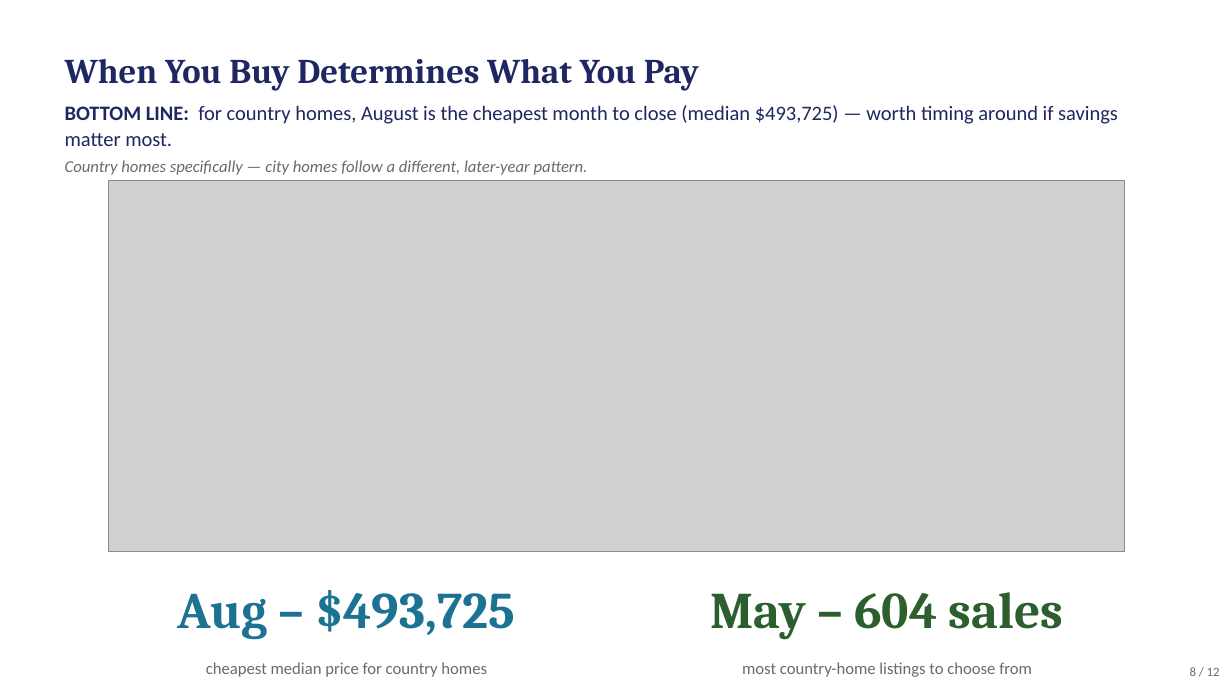
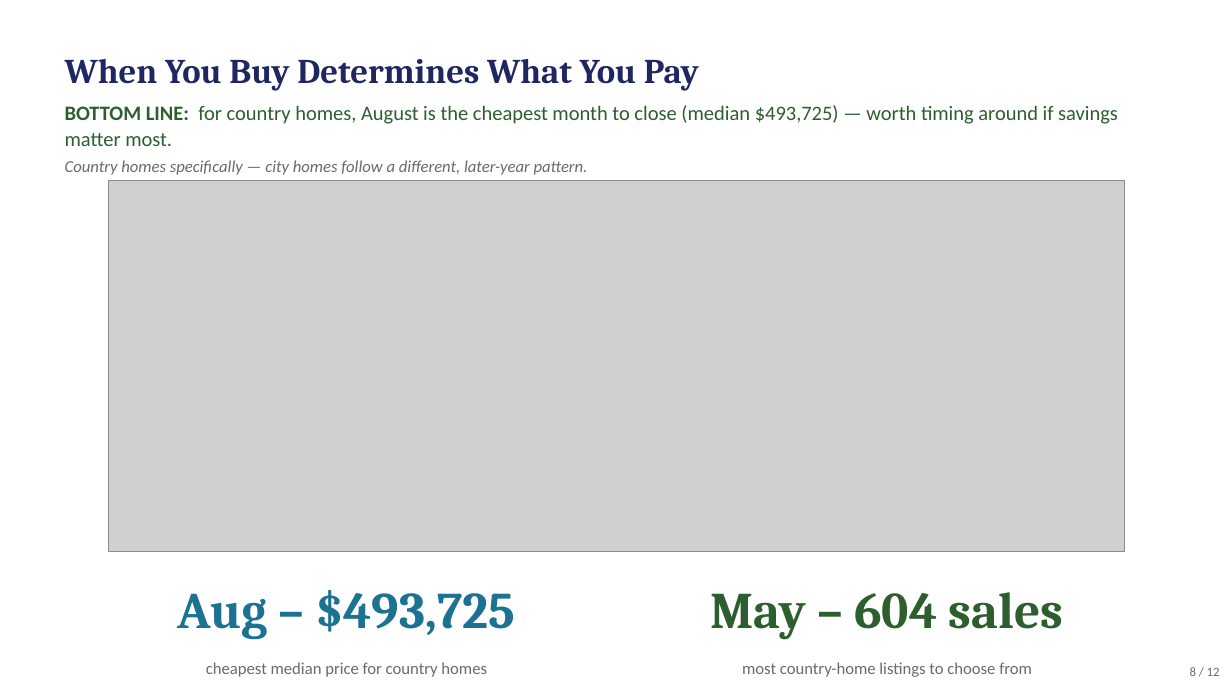
Before and after one commit to jolennd/ds-eda-project, a slide deck: slide 8 of presentation.pptx. Drawn at 1232x693 pixels with LibreOffice and Linux fonts; fonts in the diff are those of the drawing; grey boxes stand for pictures. Boxes give left, top, right and bottom in pixels: in the first picture for what was removed or moved away, otherwise in the second. Text is boxed around its words. In the diff, an @@ line names an element or a change of style, - is before the commit and + after.

```diff
--- a/presentation.pptx
+++ b/presentation.pptx
@@ text "BOTTOM LINE: for country homes, ..." at (65,105,1118,146): text colour #1E2761 to #2C5F2D @@
```
Also in this commit, not shown: 1 other slide changed, 1 other file.
